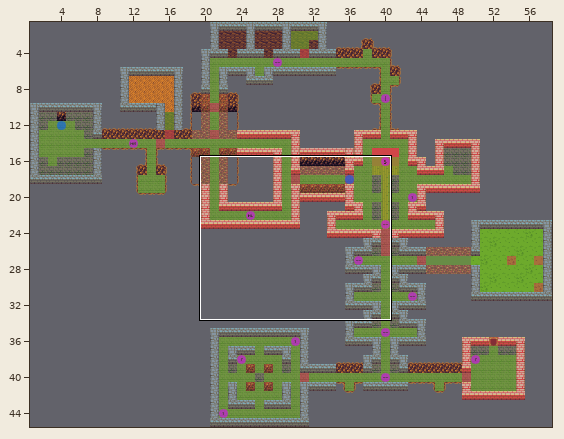
One commit to this Tiled map: res/map.tmx. Above: a wide view before the commit, with the close-up outlined.
Close-up. The starting point:
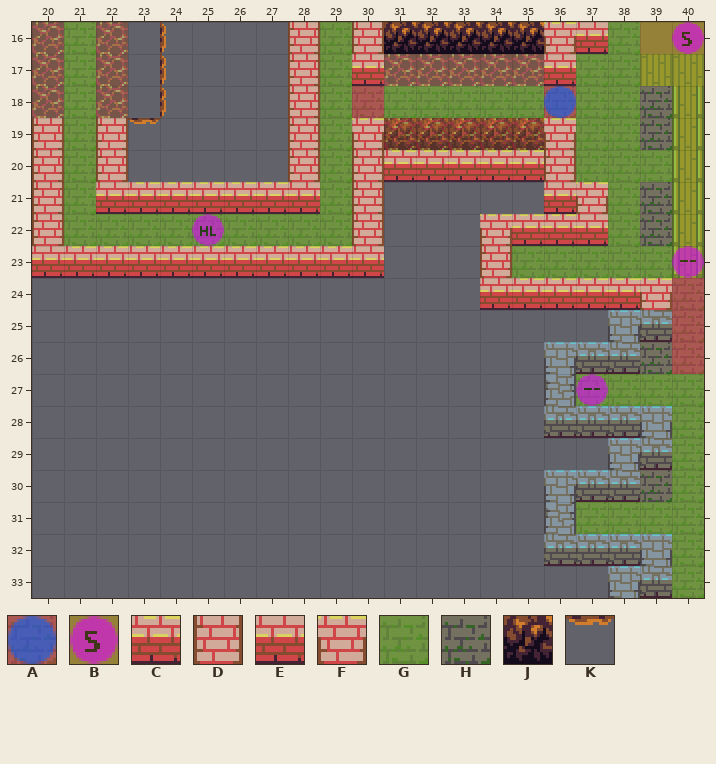
Cells are 16x16 px. Shown: x 20..40, y 16..33. The commit also changed other parts of the map, which this record leaves out. Not drawn, because the pictures are missing: unchanged layer "props".
Key: from "entities": A 0, B 7; from "tiles": C 4, D 5, E 6, F 7, G 11, H 14, J 23, K 25.
_ is an empty cell.
Layer "map" before, first column x 20:
19 DHDK____DHFJJJJJ
20 DHD_____DHDCCCCC
21 DHECCCCCEHD_____
22 DHHHHHHHHHD___FC
23 ECCCCCCCCCE___DH
24 ______________EC
25 ________________
26 ________________
27 ________________
28 ________________
29 ________________
30 ________________
31 ________________
32 ________________
33 ________________
Layer "walkable" before, first column x 23:
20 ______G__
21 ______G__
22 GGGGGGG__
23 _________
24 _________
25 _________
26 _________
27 _________
28 _________
29 _________
30 _________
31 _________
32 _________
33 _________
Once edited:
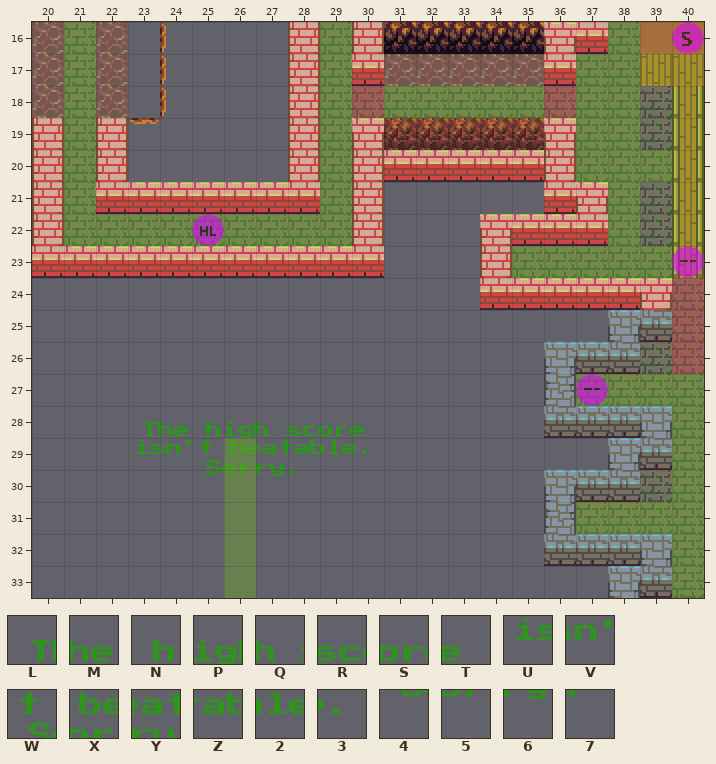
Further tiles: from "entities": L 21, M 22, N 23, P 24, Q 25, R 26, S 27, T 28, U 31, V 32, W 33, X 34, Y 35, Z 36, 2 37, 3 38, 4 43, 5 44, 6 45, 7 46.
See-through tiles are keyed as they look on the map.
Changes in this commit:
layer "walkable" opacity 59% -> 42%
Layer "map":
y 28: x 23..30 ________ -> LMNPQRST
y 29: x 23..30 ________ -> UVWXYZ23
y 30: x 25..28 ____ -> 4567
Layer "walkable":
y 29..33: x 26 _ -> G
Layer "entities":
y 18: x 36 A -> _
